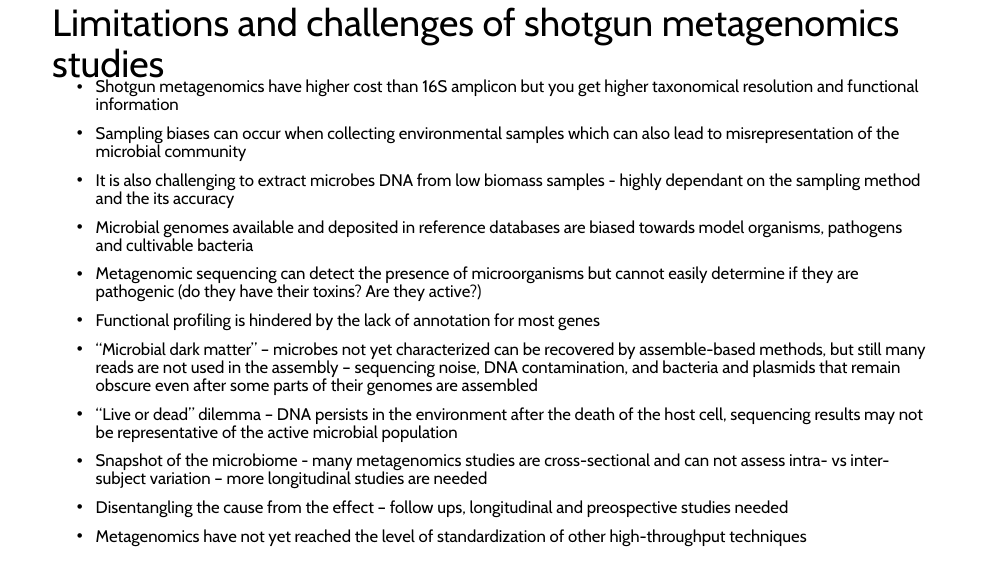
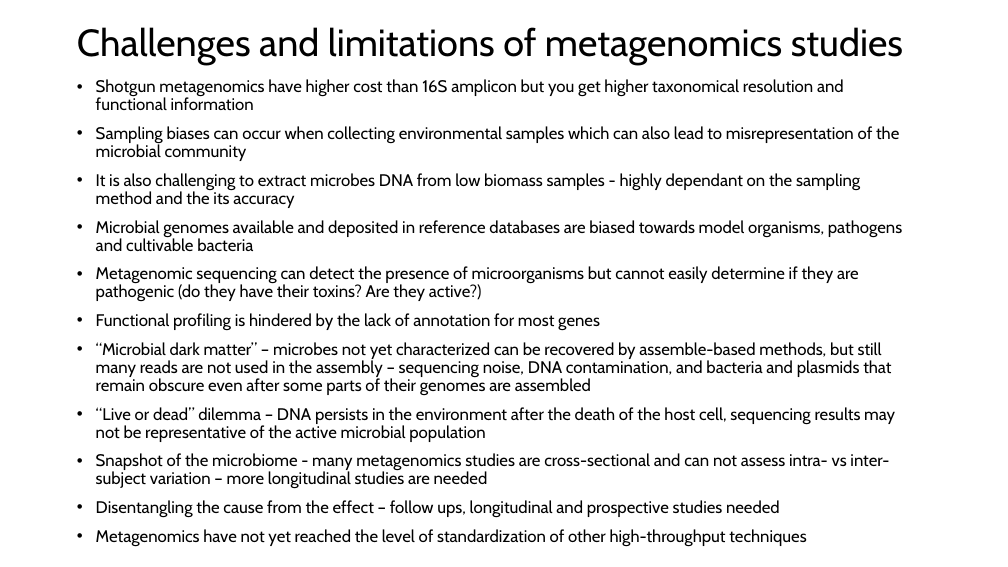
Before and after one commit to biosustain/dsp_metagenomics_training, a slide deck: slide 47 of course_contents/IntroMetagenomics.pptx (slide 39 before the commit). Drawn at 1008x567 pixels with LibreOffice and Linux fonts; fonts in the diff are those of the drawing. Boxes give left, top, right and bottom in pixels: in the first picture for what was removed or moved away, otherwise in the second. Text is boxed around its words. In the diff, an @@ line names an element or a change of style, - is before the commit and + after.

```diff
--- a/course_contents/IntroMetagenomics.pptx
+++ b/course_contents/IntroMetagenomics.pptx
@@ title at [77, 27, 903, 65]: text changed @@
-Limitations and challenges of shotgun metagenomics studies
+Challenges and limitations of metagenomics studies
@@ text at [96, 500, 780, 517]: text changed @@
-• Disentangling the cause from the effect – follow ups, longitudinal and preospective studies needed
+• Disentangling the cause from the effect – follow ups, longitudinal and prospective studies needed
```
Also in this commit, not shown: 20 other slides changed, 9 slides added, 1 slide removed, 1 other file.
